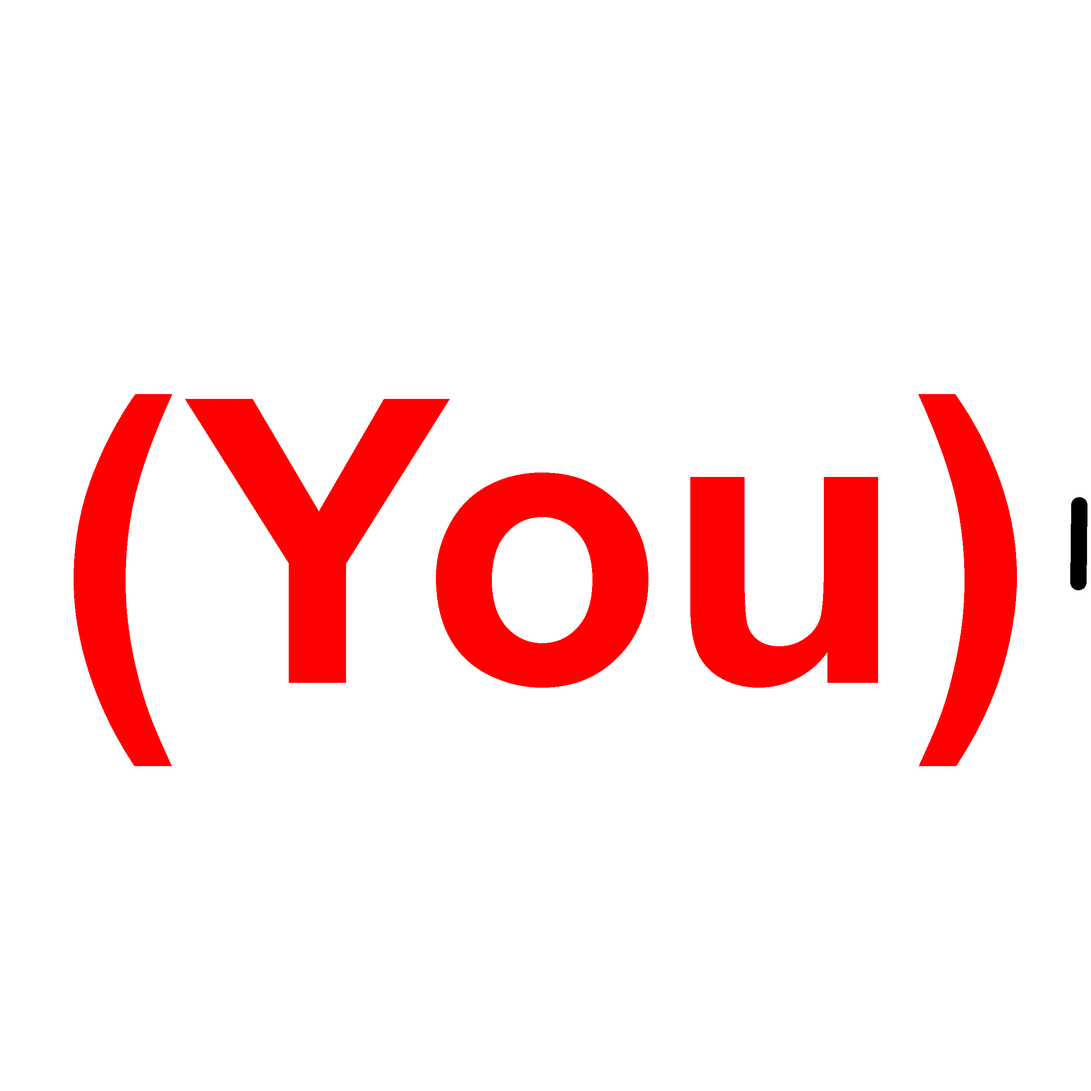
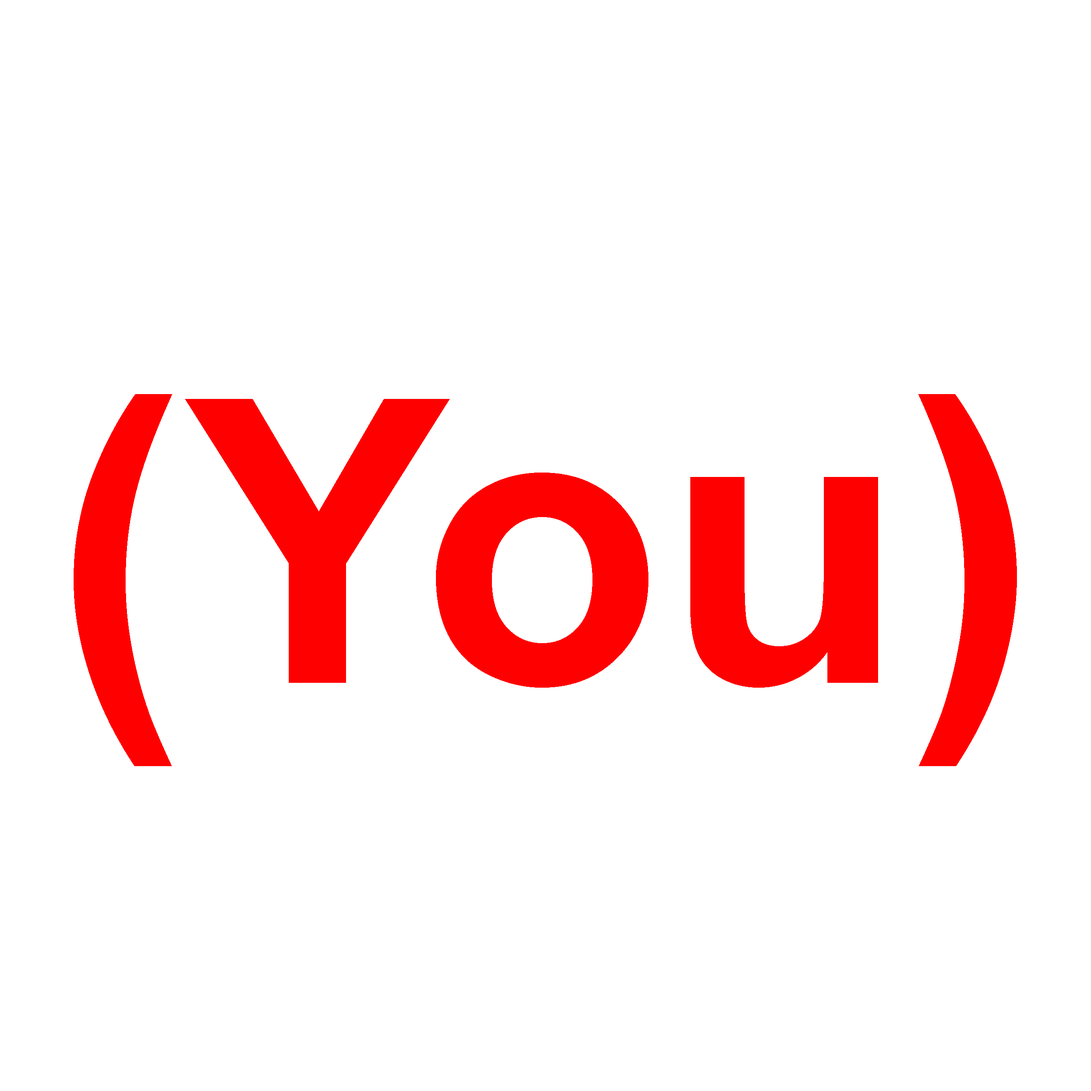
Comparing the layer stacks of the two 1091 × 1091 images. Changes:
hid "Handle" over [1070, 497, 1088, 591]
added layer "cum" above "Background" over [1070, 497, 1088, 591]
